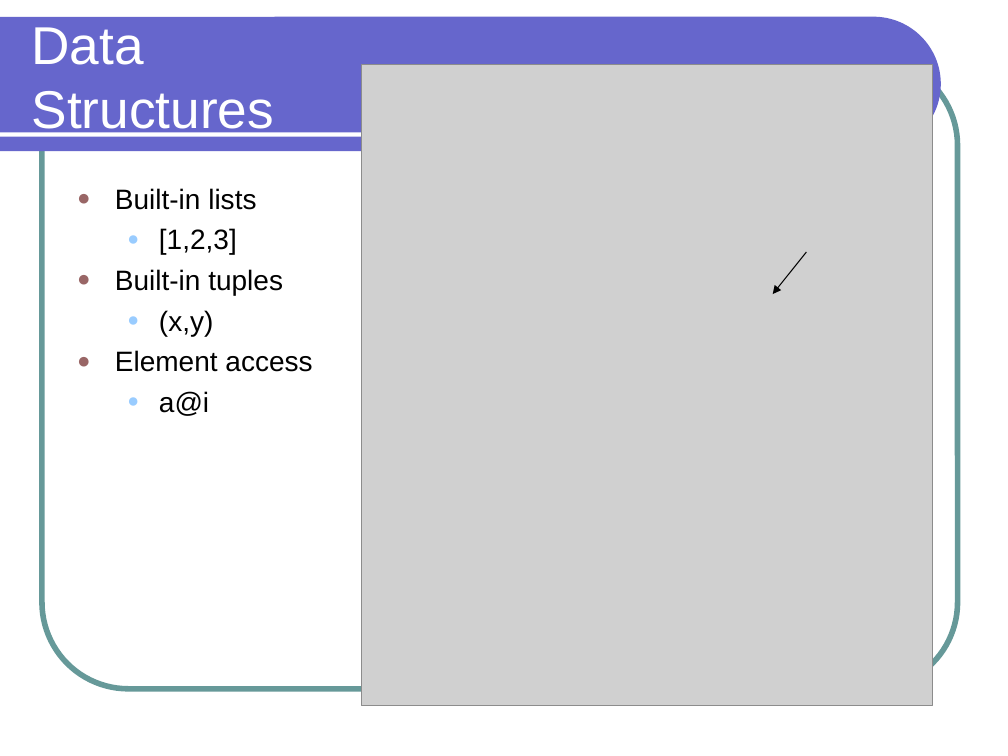
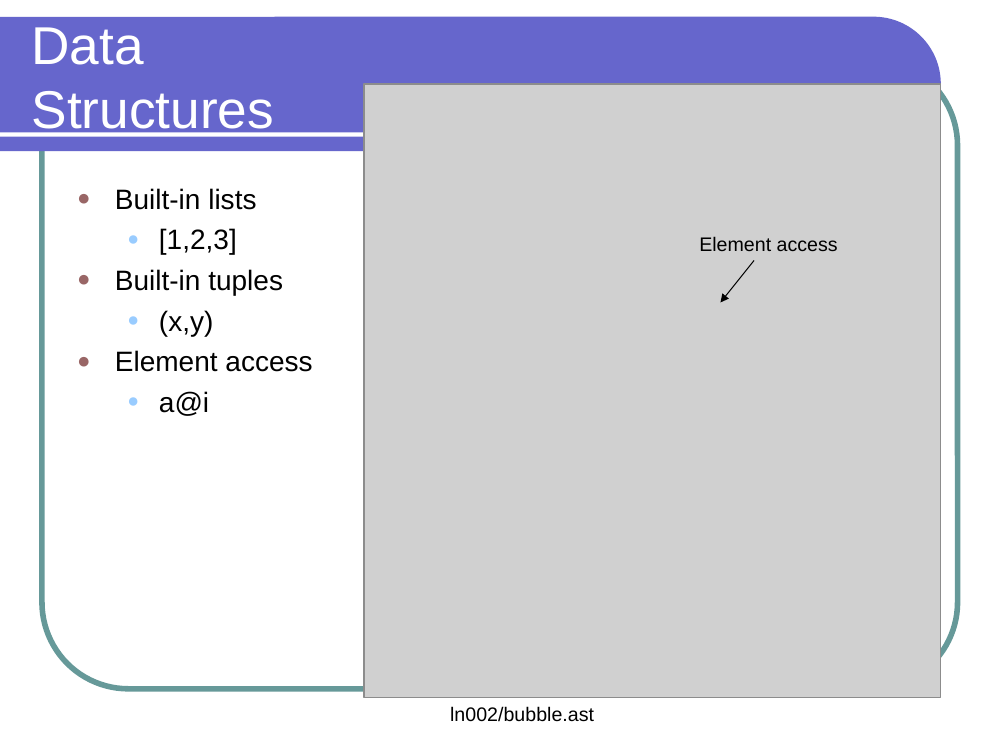
Before and after one commit to lutzhamel/CSC301, a slide deck: slide 5 of notes/csc301-ln002.ppt. Drawn at 1008x756 pixels with LibreOffice and Linux fonts; fonts in the diff are those of the drawing; grey boxes stand for pictures. Boxes give left, top, right and bottom in pixels: in the first picture for what was removed or moved away, otherwise in the second. Text is boxed around its words. In the diff, an @@ line names an element or a change of style, - is before the commit and + after.

```diff
--- a/notes/csc301-ln002.ppt
+++ b/notes/csc301-ln002.ppt
@@ picture: place and size @@
-picture at [361,65,932,706]
+picture at [364,84,940,697]
@@ text added at [699,236,838,251], 14 pt, text #000000 @@
+Element access
@@ arrow moved from (806, 252) - (773, 294) to (754, 260) - (721, 302) @@
@@ text added at [450,706,594,722], 14 pt, text #000000 @@
+ln002/bubble.ast
```
Also in this commit, not shown: 10 other slides changed, 1 slide added, 1 slide removed, 10 other files.
